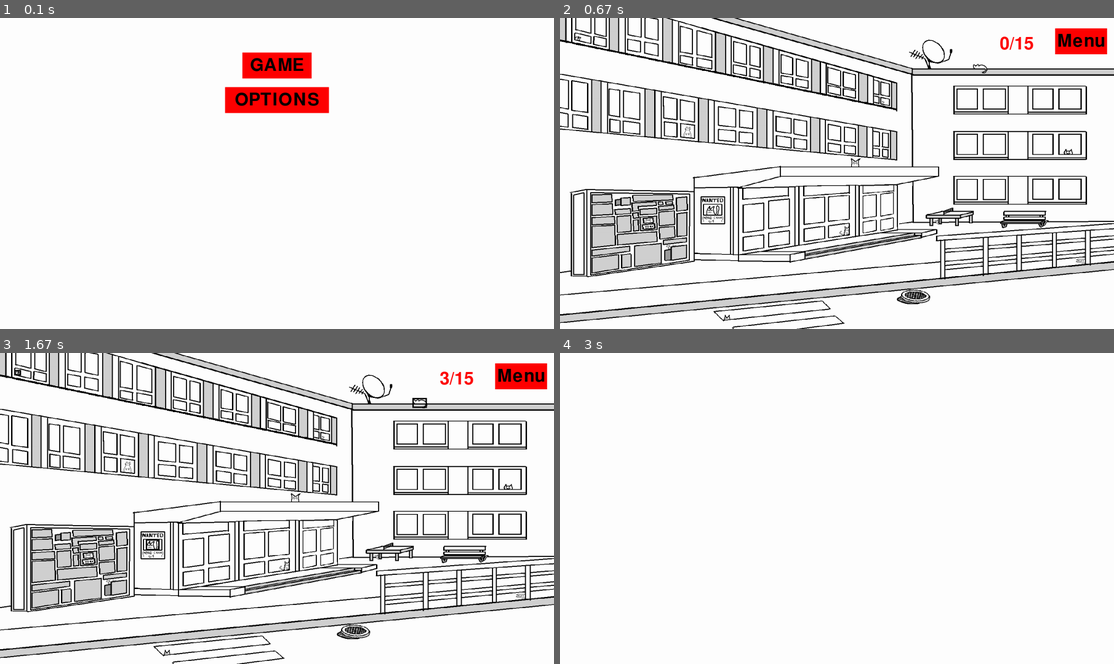
Above: before the commit, frames 1-4 (two rows, left to right).
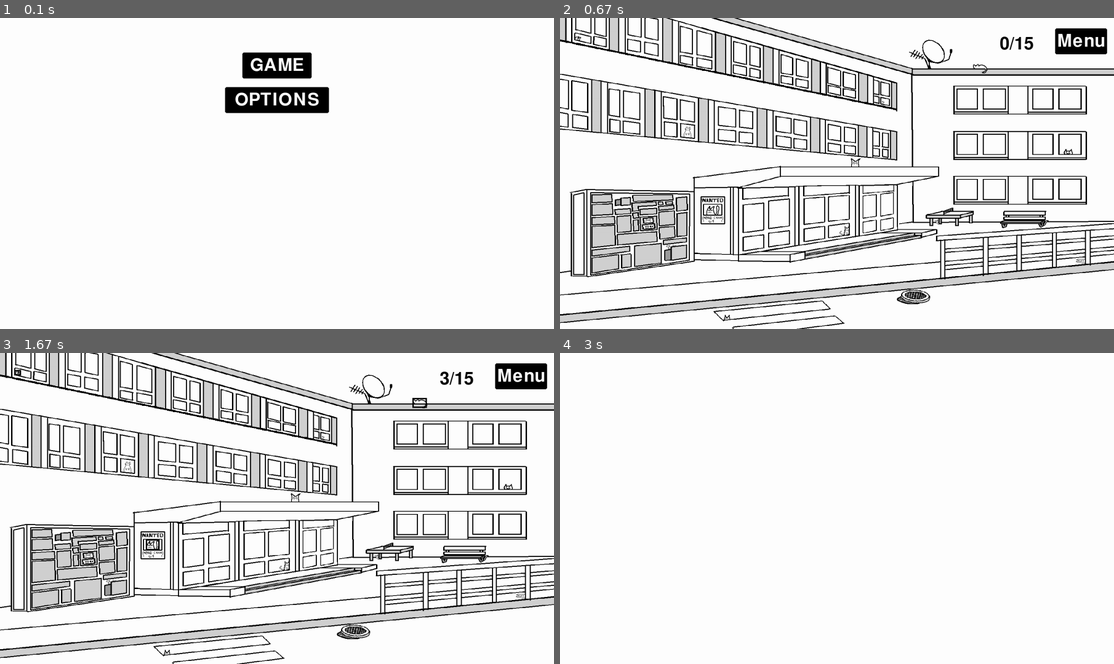
Above: after the commit, the same moments.

Repository: StepanBlaha/HiddenCats_pygame
Game: pygame game, started from hidden_cats.py
Same seed, same stepped clock (60 frames per second), same inputs: the game is played once before the commit and once after it.
Inputs (mouse positions are in pixels of both pictures, inside the frame that each line leads up to):
- Up to frame 1 (0.1 s): no input
- Up to frame 2 (0.67 s): click "GAME" at 0.38 s
- Up to frame 3 (1.67 s): click (16, 371) at 0.72 s; click (421, 402) at 1.05 s; click (155, 545) at 1.38 s
- Up to frame 4 (3 s): click "Menu" at 1.72 s; click "OPTIONS" at 2.22 s

The runs differ from the first frame. In frame 1, 2.7% of the frame differs, in the area x 40-60%, y 11-31%; in frame 2, 0.9%; in frame 3, 0.9%; in frame 4, nothing differs.

Commit message:
some ui changes

Diff:
--- a/hidden_cats.py
+++ b/hidden_cats.py
@@ -49,6 +49,8 @@
         self.window_color = (255, 255, 255)
         self.window_height = 900
         self.window_width = 1600
+        self.button_color = "black"
+        self.button_text_color = "white"
         self.image = pygame.image.load("assets/Prosek.png")
         self.initial_window_height = self.image.get_size()[1]
         self.initial_window_width = self.image.get_size()[0]
@@ -89,7 +91,7 @@
         #Create button rectangle
         button_rect = pygame.Rect(rect)
         #Create text to be put into button
-        button_text = self.font.render(text, True, "black")
+        button_text = self.font.render(text, True, self.button_text_color)
         #Rectangle with the text
         text_rect = button_text.get_rect(center=button_rect.center)
         return [button_text, text_rect, button_rect, color, action, False]
@@ -127,24 +129,29 @@
         #Get the button info
         button_text, text_rect, button_rect, color, action, hover = info
         #Draw the button
-        pygame.draw.rect(self.GAMEWINDOW, color, button_rect )
+        pygame.draw.rect(self.GAMEWINDOW, color, button_rect , 0, 5)
         #Draw the text into the button
         self.GAMEWINDOW.blit(button_text, text_rect)
 
     def on_click_start_game(self):
         """Handles the start game button click event."""
+        for box in self.collision_box_list:
+            box["clicked"] = False
         self.stage = "game"
         print("Accessed game")
+        pygame.display.update()
 
     def on_click_options(self):
         """Handles the options button click event."""
         self.stage = "options"
         print("Accessed options")
+        pygame.display.update()
 
     def on_click_menu(self):
         """Handles the menu button click event."""
         self.stage = "menu"
         print("Accessed menu")
+        pygame.display.update()
 
     def on_click_replay_game(self):
         #Reset clicked boxes
@@ -169,8 +176,8 @@
         #Dynamic centering
         centeredWidth = ( self.window_width / 2 ) - 100
         #Creates the buttons
-        button_start = self.create_button("GAME", (centeredWidth, 100, 200, 75), "red", self.on_click_start_game)
-        button_options = self.create_button("OPTIONS", (centeredWidth - 50, 200, 300, 75), "red", self.on_click_options)
+        button_start = self.create_button("GAME", (centeredWidth, 100, 200, 75), self.button_color, self.on_click_start_game)
+        button_options = self.create_button("OPTIONS", (centeredWidth - 50, 200, 300, 75), self.button_color, self.on_click_options)
         return [button_start, button_options]
 
     def initialize_game_buttons(self):
@@ -183,15 +190,16 @@
         #Dynamic centering
         centeredWidth = self.window_width - 170
         #Creates the menu button
-        button_menu =  self.create_button("Menu", (centeredWidth, 30, 150, 75), "red", self.on_click_menu)
+        button_menu =  self.create_button("Menu", (centeredWidth, 30, 150, 75), self.button_color, self.on_click_menu)
         return button_menu
 
     def initialize_play_again_button(self):
         #Dynamic centering
         centeredWidth = ( self.window_width / 2 ) - 100
         #Creates the play again button
-        play_again_button =  self.create_button("Replay", (centeredWidth, 300, 200, 75), "red", self.on_click_replay_game)
-        return play_again_button
+        play_again_button =  self.create_button("Replay", (centeredWidth, 300, 200, 75), self.button_color, self.on_click_replay_game)
+        menu_button = self.create_button("Menu", (centeredWidth, 400, 200, 75), self.button_color, self.on_click_menu)
+        return [ play_again_button, menu_button ]
 
     def create_menu(self):
         """
@@ -243,7 +251,7 @@
 
         print("gameover shown")
         #Setup the replay button
-        play_again_button = self.initialize_play_again_button()
+        play_again_button, menu_button = self.initialize_play_again_button()
         while True:
             for event in pygame.event.get():
                 if event.type == pygame.QUIT:
@@ -254,6 +262,7 @@
 
                 if self.stage == "gameover":
                     self.button_check(play_again_button, event)
+                    self.button_check(menu_button, event)
 
                 #Check for resize
                 if event.type == pygame.VIDEORESIZE:
@@ -272,8 +281,11 @@
 
             if self.stage == "gameover":
                 self.button_draw(self.GAMEWINDOW, play_again_button)
+                self.button_draw(self.GAMEWINDOW, menu_button)
             elif self.stage == "game":
                 self.create_game()
+            elif self.stage == "menu":
+                self.create_menu()
             pygame.display.update()
 
 
@@ -302,7 +314,7 @@
             #Gets the number of clicked  cats
             clicked_counter = len(self.clicked_cats)
             #Sets the counter text
-            self.text = self.font.render(f"{clicked_counter}/15", True, "red")
+            self.text = self.font.render(f"{clicked_counter}/15", True, self.button_color)
             #Draws the counter
             self.GAMEWINDOW.blit(self.text, (widthOffset, heightOffset))
 
